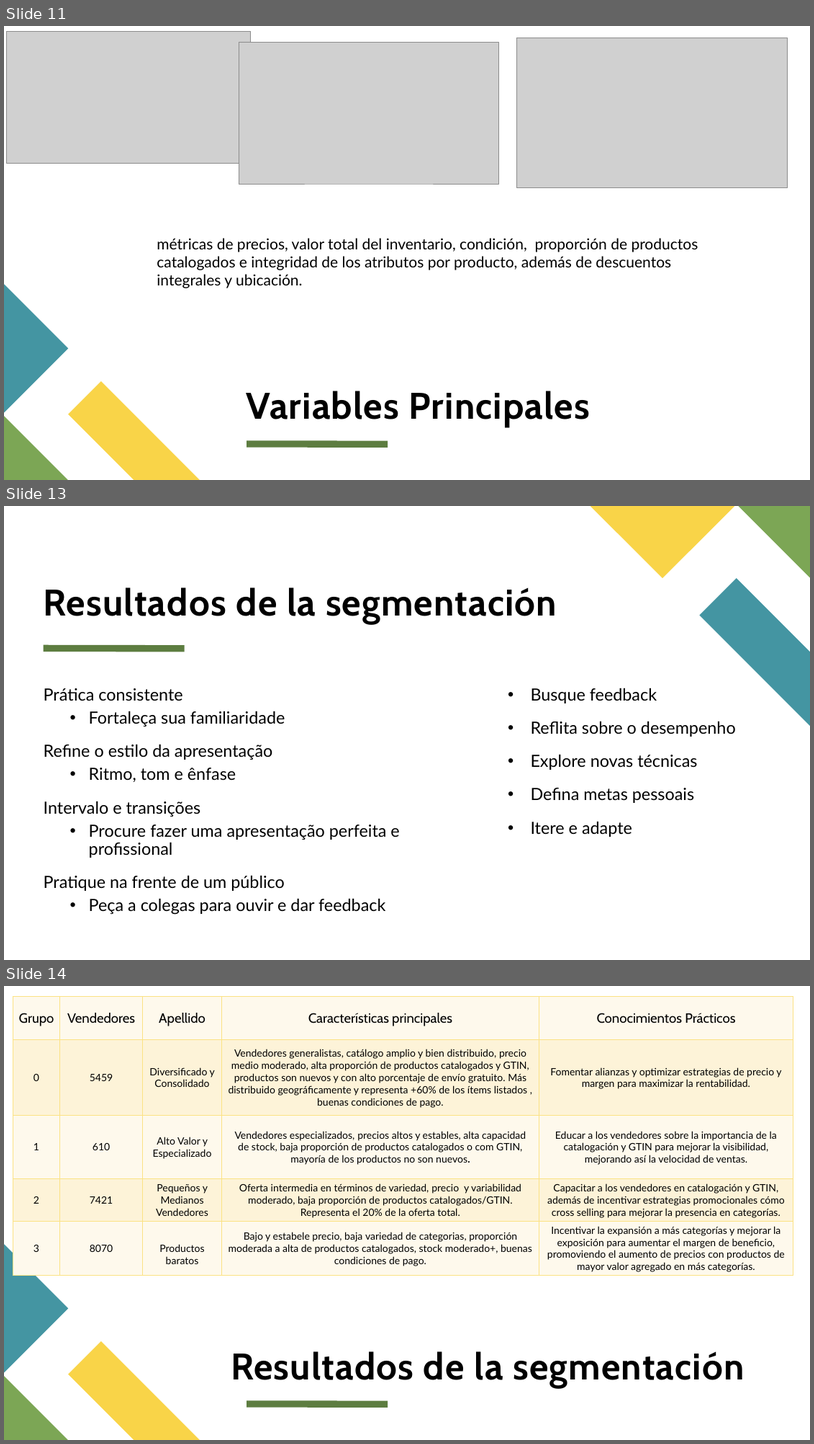
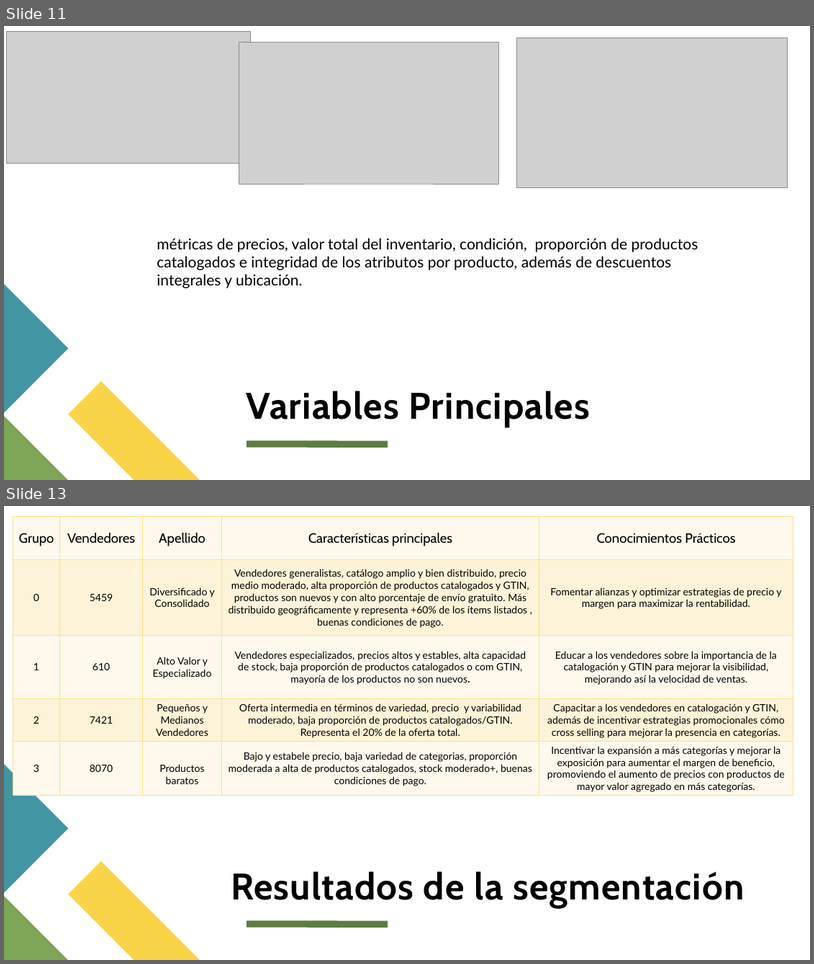
Before and after one commit to gustavozantut/MeLi_DA_Case, a slide deck: Segmentación de Vendedores en Mercado Libre.pptx. Shown one above the other, each under a label of ours: slides 11, 13 and 14 before the commit, slides 11 and 13 after it; the slides between them are not shown. The pictures are 814x1444 and 814x964 pixels, drawn with LibreOffice and Linux fonts; fonts in the diff are those of the drawing; grey boxes stand for pictures. Boxes give left, top, right and bottom in pixels: in the first picture for what was removed or moved away, otherwise in the second. Text is boxed around its words. In the diff, an @@ line names an element or a change of style, - is before the commit and + after.

```diff
--- a/Segmentación de Vendedores en Mercado Libre.pptx
+++ b/Segmentación de Vendedores en Mercado Libre.pptx
@@ slide 13 removed at <box>4,506,810,960</box>, background #FFFFFF @@
@@ freeform shape removed at <box>591,506,736,578</box> @@
@@ freeform shape removed at <box>739,506,810,578</box> @@
@@ title removed at <box>44,587,557,623</box> @@
-Resultados de la segmentación
@@ freeform shape removed at <box>700,578,810,726</box> @@
@@ line removed from (44, 648) to (184, 648) @@
@@ text removed at <box>44,688,399,914</box> @@
-Prática consistente
-  • Fortaleça sua familiaridade
-Refine o estilo da apresentação
-  • Ritmo, tom e ênfase
-Intervalo e transições
-  • Procure fazer uma apresentação perfeita e profissional
-Pratique na frente de um público
-  • Peça a colegas para ouvir e dar feedback
@@ text removed at <box>531,687,736,803</box> @@
-• Busque feedback
-• Reflita sobre o desempenho
-• Explore novas técnicas
-• Defina metas pessoais
-• Itere e adapte
@@ what was slide 14 is now slide 13 @@
```
Also in this commit, not shown: 2 slides changed, 2 slides added.
